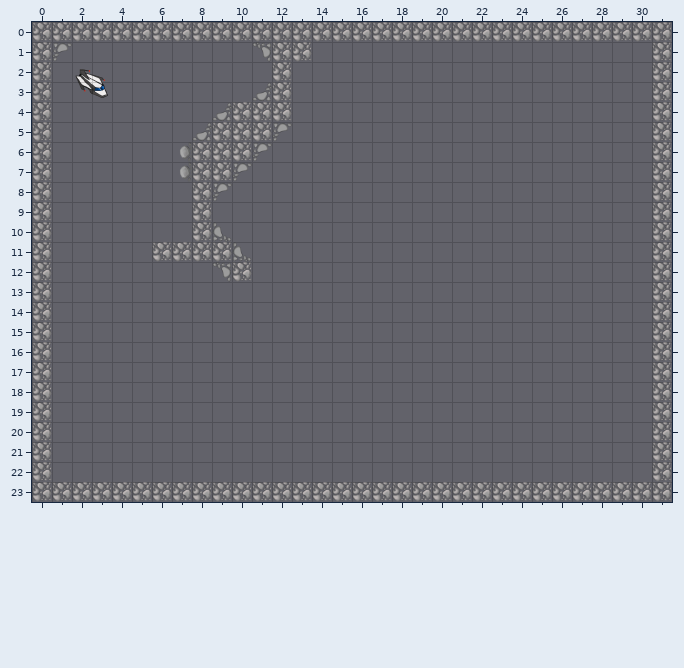
Tiled map -- game/Maps/testMap3.tmx. The first picture shows the starting point.
Cells are 64x64 px. Shown: x 0..31, y 0..23.
Now the later version:
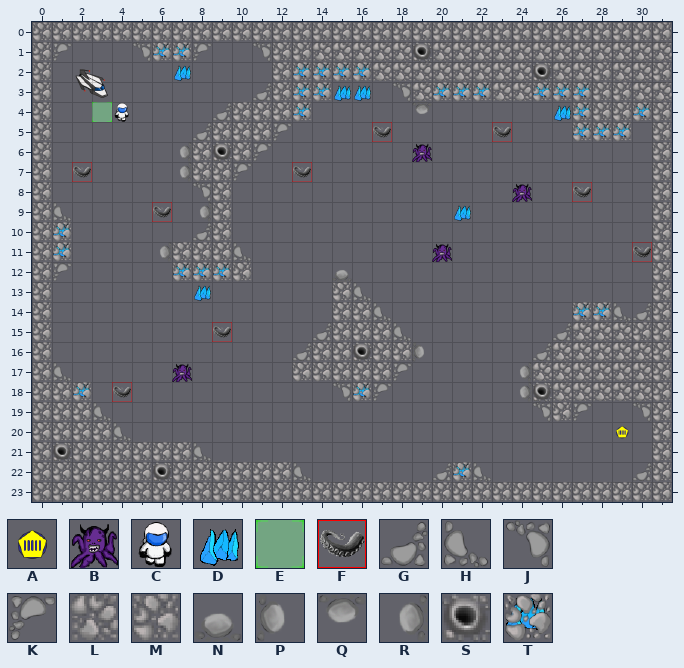
Key: from "Entities": A 0, B 1, C 3, D 4; from "Markers": E 2, F 3; from "Terrain": G 1, H 2, J 3, K 4, L 5, M 8, N 9, P 10, Q 11, R 12, S 13, T 18.
_ is an empty cell.
Tiles of an added or newly shown layer are drawn over the layers below it.
See-through tiles are keyed as they look on the map.
The edit:
{"where": "layer \"Terrain\""}
{"y":1,"x":5,"old":"____","new":"JTTK"}
{"y":1,"x":14,"old":"_________________M","new":"LLLLLSLLLLLLLLLLLL"}
{"y":2,"x":13,"old":"__________________","new":"TTTTLLLLLLLLSLLMLL"}
{"y":3,"x":13,"old":"__","new":"TT"}
{"y":3,"x":18,"old":"_____________M","new":"JLTTTLLTTTMMLL"}
{"y":4,"x":13,"old":"_","new":"T"}
{"y":4,"x":19,"old":"_","new":"Q"}
{"y":4,"x":27,"old":"____","new":"TMMT"}
{"y":5,"x":27,"old":"___","new":"TTT"}
{"y":6,"x":9,"old":"M","new":"S"}
{"y":8,"x":8,"old":"MK","new":"JM"}
{"y":9,"x":1,"old":"_","new":"H"}
{"y":9,"x":8,"old":"M_","new":"RM"}
{"y":10,"x":1,"old":"_","new":"T"}
{"y":10,"x":8,"old":"MH","new":"GM"}
{"y":11,"x":1,"old":"_","new":"T"}
{"y":11,"x":6,"old":"M","new":"R"}
{"y":12,"x":1,"old":"_","new":"K"}
{"y":12,"x":7,"old":"__J","new":"TTT"}
{"y":12,"x":15,"old":"_","new":"N"}
{"y":13,"x":15,"old":"__","new":"MH"}
{"y":14,"x":15,"old":"___","new":"MMH"}
{"y":14,"x":27,"old":"____","new":"TTHG"}
{"y":15,"x":14,"old":"_____","new":"GMMMH"}
{"y":15,"x":26,"old":"_____","new":"GLLLM"}
{"y":16,"x":13,"old":"_______","new":"GMMSMMP"}
{"y":16,"x":25,"old":"______","new":"GLLLLL"}
{"y":17,"x":1,"old":"_","new":"H"}
{"y":17,"x":13,"old":"______","new":"MMMMMK"}
{"y":17,"x":24,"old":"_______","new":"RLLLLLL"}
{"y":18,"x":1,"old":"__","new":"MT"}
{"y":18,"x":15,"old":"___","new":"JTK"}
{"y":18,"x":24,"old":"_______","new":"RSLLLLL"}
{"y":19,"x":1,"old":"___","new":"MMH"}
{"y":19,"x":25,"old":"___","new":"JMK"}
{"y":19,"x":30,"old":"_","new":"J"}
{"y":20,"x":1,"old":"____","new":"MMMH"}
{"y":21,"x":1,"old":"________","new":"SMMMMMMH"}
{"y":22,"x":1,"old":"_____________","new":"MMMMMSMMMMMMH"}
{"y":22,"x":20,"old":"___","new":"GTH"}
{"y":22,"x":30,"old":"_","new":"G"}
{"where": "layer \"Entities\" (added)"}
{"y":2,"x":7,"old":"_","new":"D"}
{"y":3,"x":15,"old":"__","new":"DD"}
{"y":4,"x":4,"old":"_","new":"C"}
{"y":4,"x":26,"old":"_","new":"D"}
{"y":6,"x":19,"old":"_","new":"B"}
{"y":8,"x":24,"old":"_","new":"B"}
{"y":9,"x":21,"old":"_","new":"D"}
{"y":11,"x":20,"old":"_","new":"B"}
{"y":13,"x":8,"old":"_","new":"D"}
{"y":17,"x":7,"old":"_","new":"B"}
{"y":20,"x":29,"old":"_","new":"A"}
{"where": "layer \"Markers\" (added)"}
{"y":4,"x":3,"old":"_","new":"E"}
{"y":5,"x":17,"old":"_","new":"F"}
{"y":5,"x":23,"old":"_","new":"F"}
{"y":7,"x":2,"old":"_","new":"F"}
{"y":7,"x":13,"old":"_","new":"F"}
{"y":8,"x":27,"old":"_","new":"F"}
{"y":9,"x":6,"old":"_","new":"F"}
{"y":11,"x":30,"old":"_","new":"F"}
{"y":15,"x":9,"old":"_","new":"F"}
{"y":18,"x":4,"old":"_","new":"F"}
